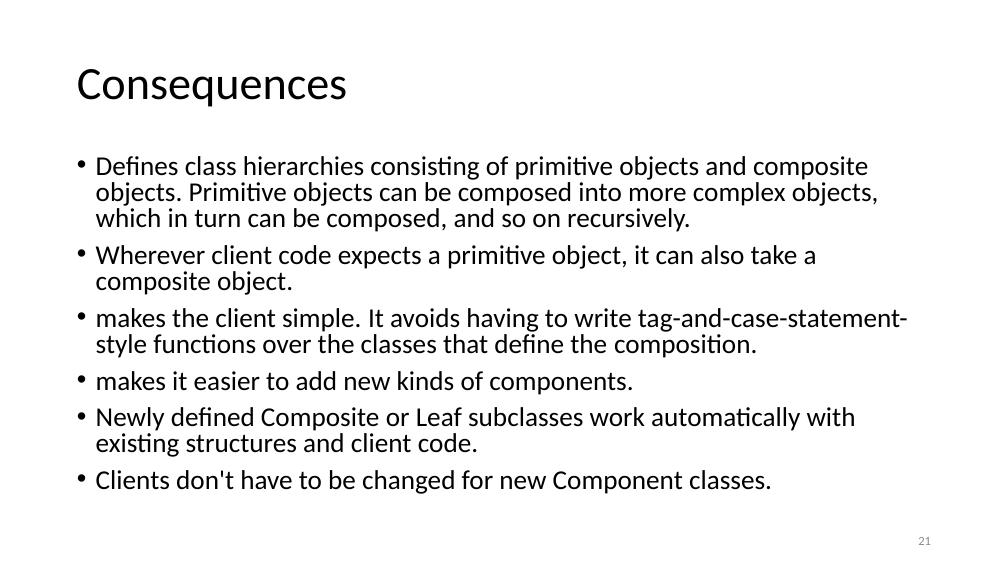
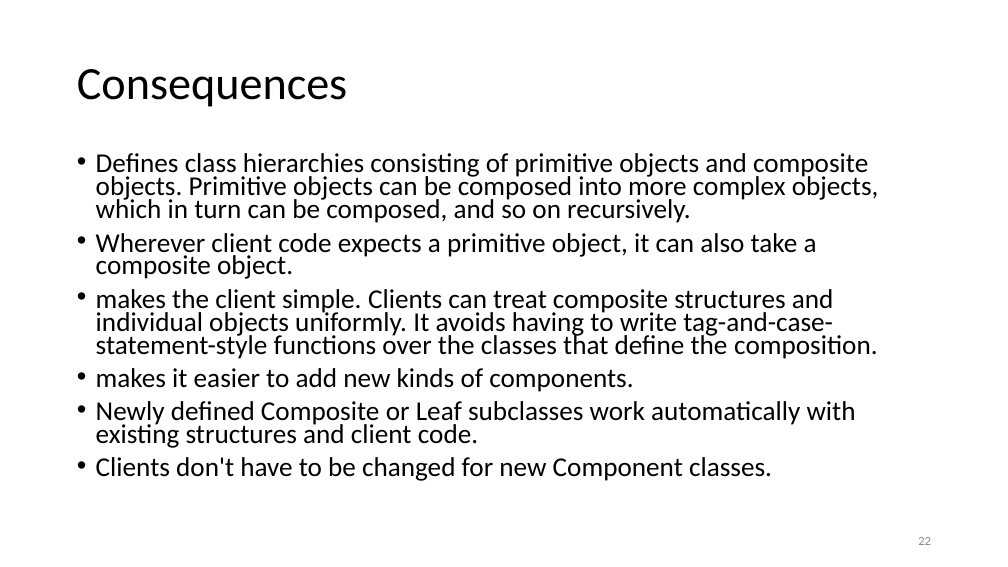
Before and after one commit to esziger/design_patterns, a slide deck: slide 22 of DP02_Bridge_And_Composite_Pattern.pptx (slide 21 before the commit). Drawn at 1008x567 pixels with LibreOffice and Linux fonts; fonts in the diff are those of the drawing. Boxes give left, top, right and bottom in pixels: in the first picture for what was removed or moved away, otherwise in the second. Text is boxed around its words. In the diff, an @@ line names an element or a change of style, - is before the commit and + after.

```diff
--- a/DP02_Bridge_And_Composite_Pattern.pptx
+++ b/DP02_Bridge_And_Composite_Pattern.pptx
@@ text at box(96, 153, 879, 481): line spacing 0.8 to 0.7 @@
@@ text at box(96, 289, 877, 359): text changed @@
-• makes the client simple. It avoids having to write tag-and-case-statement-style functions over the classes that define the composition.
+• makes the client simple. Clients can treat composite structures and individual objects uniformly. It avoids having to write tag-and-case-statement-style functions over the classes that define the composition.
```
Also in this commit, not shown: 4 other slides changed, 1 slide added.
